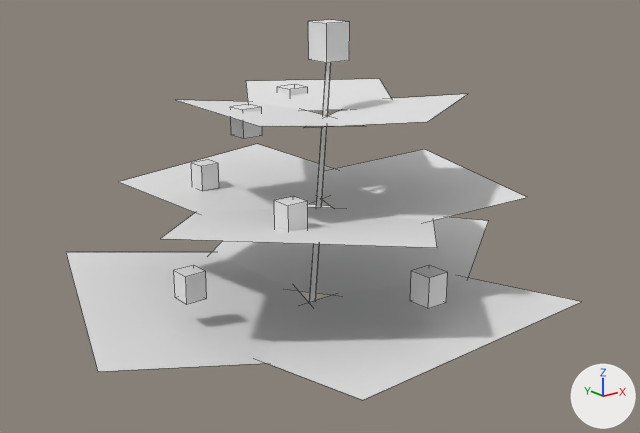
The OBJ model src/main/resources/assets/stonedew/models/block/plants/plant_2_3_2_lod.obj: old version first, new version second.
Before and after are seen from a camera (50 mm lens) standing at (-0.79, -2.154, 0.993) and looking at (0.514, -0.524, 0.341). The axes (+X, +Y, +Z) are drawn at lower right. The lights are the same throughout. The older version comes first. Mesh edges are drawn as thin lines. Where no turn or scale is listed for an object, it has been applied to the vertices.

Names of what the first picture shows: 'model'.
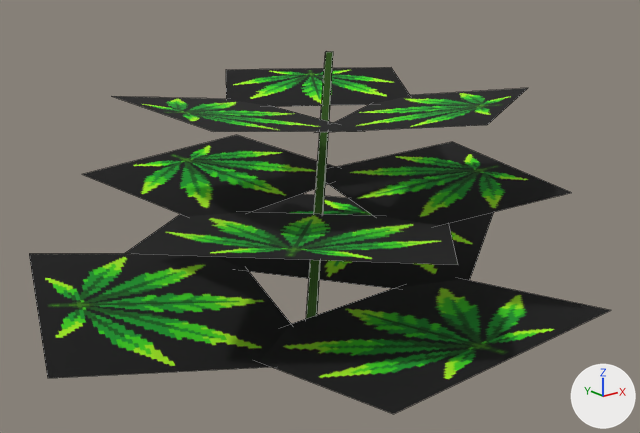
Where the change shows, as pixel boxes (x1, y1, x2, y2) in the pictures (640 x 433 px):
'model', surface changed, reshaped (13% wider)
    before: (66, 20, 582, 400)
    after: (29, 51, 611, 414)
part 1 of me_model, rebuilt
    before: (309, 62, 331, 302)
    after: (306, 51, 333, 319)
part 2 of me_model, rebuilt
    before: (177, 100, 364, 126)
    after: (112, 96, 341, 132)
part 3 of me_model, rebuilt (26% wider, 24% taller)
    before: (246, 79, 392, 111)
    after: (226, 67, 410, 107)
part 4 of me_model, rebuilt (9% wider, 10% taller)
    before: (260, 277, 582, 400)
    after: (260, 279, 611, 414)
part 5 of me_model, rebuilt (31% wider, 31% taller)
    before: (304, 94, 467, 128)
    after: (314, 88, 528, 133)
part 6 of me_model, rebuilt (8% wider)
    before: (66, 252, 309, 371)
    after: (29, 254, 291, 378)
part 7 of me_model, rebuilt
    before: (211, 204, 488, 295)
    after: (215, 194, 494, 288)
part 8 of me_model, rebuilt (20% wider, 29% taller)
    before: (160, 207, 437, 248)
    after: (126, 212, 458, 265)
part 9 of me_model, rebuilt
    before: (120, 144, 334, 213)
    after: (82, 135, 335, 216)
part 10 of me_model, rebuilt (18% wider, 15% taller)
    before: (322, 149, 527, 221)
    after: (329, 142, 571, 225)
part 11 of me_model, deleted
    before: (174, 20, 447, 309)

Edits to the bpy script that builds the scene:
```text
Add img_leaf_fan:
    img_leaf_fan = load_image('leaf_fan', '../../../textures/art/leaf_fan.png', 1352, 1163, 'sRGB')
Add img_plant_stem:
    img_plant_stem = load_image('plant_stem', '../../../textures/block/plant_stem.png', 32, 32, 'sRGB')
Change mat_stem:
    remove mat_stem.base_color = (0.8, 0.8, 0.8)  # white #e7e7e7
    add mat_stem.texture = img_plant_stem
Change mat_leaf_lod:
    remove mat_leaf_lod.base_color = (0.8, 0.8, 0.8)  # white #e7e7e7
    add mat_leaf_lod.texture = img_leaf_fan
Change me_model:
    used by ob_model
    remove me_model.from_pydata(...)  # 100 vertices, 55 faces; spans x -0.154..1.179, y -1.071..0.109, z -0.001..0.811
    add me_model.from_pydata(...)  # 44 vertices, 13 faces; spans x -0.245..1.256, y -1.147..0.162, z -0.001..0.742
    me_model part 1: the loose piece of 8 vertices spanning x 0.489..0.539, y -0.545..-0.489, z -0.001..0.741 is rebuilt with 8 vertices and now spans x 0.481..0.543, y -0.55..-0.481, z -0.001..0.742
    me_model part 2: the loose piece of 4 vertices spanning x 0.215..0.514, y -0.713..-0.328, z 0.599..0.633 is rebuilt with 4 vertices and now spans x 0.079..0.469, y -0.767..-0.264, z 0.603..0.647
    me_model part 3: the loose piece of 4 vertices spanning x 0.385..0.835, y -0.609..-0.186, z 0.599..0.632 is rebuilt with 4 vertices and now spans x 0.365..0.947, y -0.6..-0.053, z 0.603..0.645
    me_model part 4: the loose piece of 4 vertices spanning x 0.155..0.879, y -1.071..-0.513, z 0.125..0.189 is rebuilt with 4 vertices and now spans x 0.16..0.881, y -1.147..-0.592, z 0.129..0.192
    me_model part 5: the loose piece of 4 vertices spanning x 0.375..0.834, y -0.882..-0.458, z 0.599..0.633 is rebuilt with 4 vertices and now spans x 0.349..0.949, y -1.027..-0.471, z 0.603..0.647
    me_model part 6: the loose piece of 4 vertices spanning x -0.154..0.601, y -0.845..0.024, z 0.125..0.191 is rebuilt with 4 vertices and now spans x -0.245..0.523, y -0.824..0.059, z 0.129..0.196
    me_model part 7: the loose piece of 4 vertices spanning x 0.324..1.179, y -0.797..0.109, z 0.125..0.191 is rebuilt with 4 vertices and now spans x 0.392..1.256, y -0.755..0.162, z 0.129..0.195
    me_model part 8: the loose piece of 4 vertices spanning x 0.013..0.697, y -1.023..-0.341, z 0.369..0.419 is rebuilt with 4 vertices and now spans x -0.095..0.674, y -1.132..-0.365, z 0.373..0.429
    me_model part 9: the loose piece of 4 vertices spanning x 0.15..0.766, y -0.566..-0.043, z 0.369..0.418 is rebuilt with 4 vertices and now spans x 0.096..0.777, y -0.513..0.065, z 0.373..0.426
    me_model part 10: the loose piece of 4 vertices spanning x 0.453..0.997, y -0.902..-0.274, z 0.369..0.417 is rebuilt with 4 vertices and now spans x 0.503..1.103, y -0.96..-0.268, z 0.373..0.426
    me_model part 11: 7 loose pieces with 56 vertices, spanning x 0.11..0.599, y -0.91..-0.271, z 0.226..0.811, are deleted
    remove me_model.materials.append(mat_bud)  # white #e7e7e7
```
